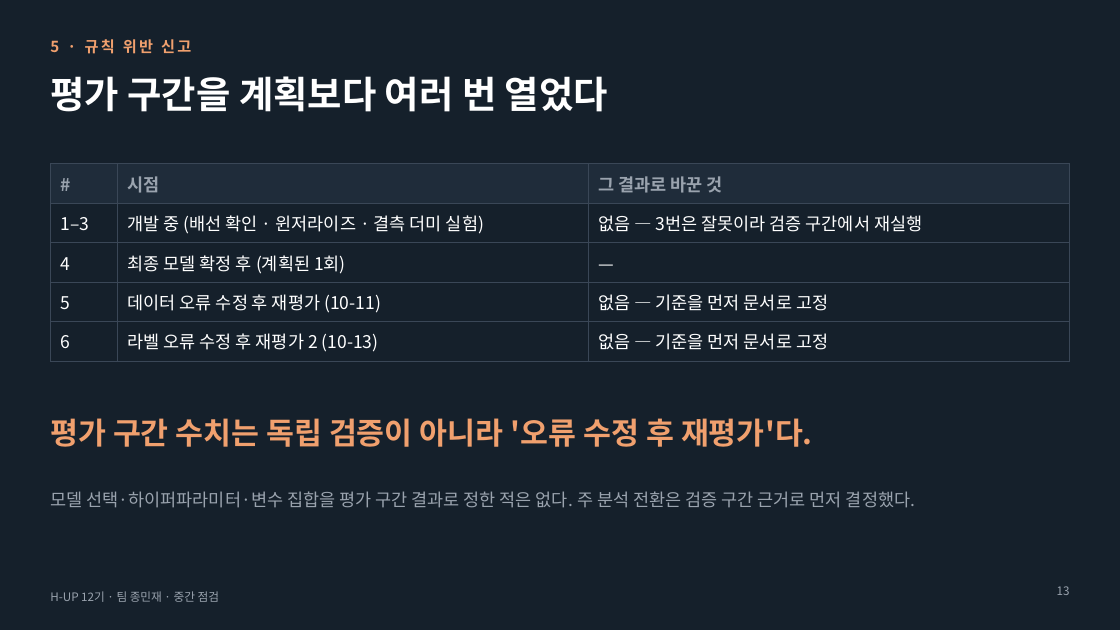
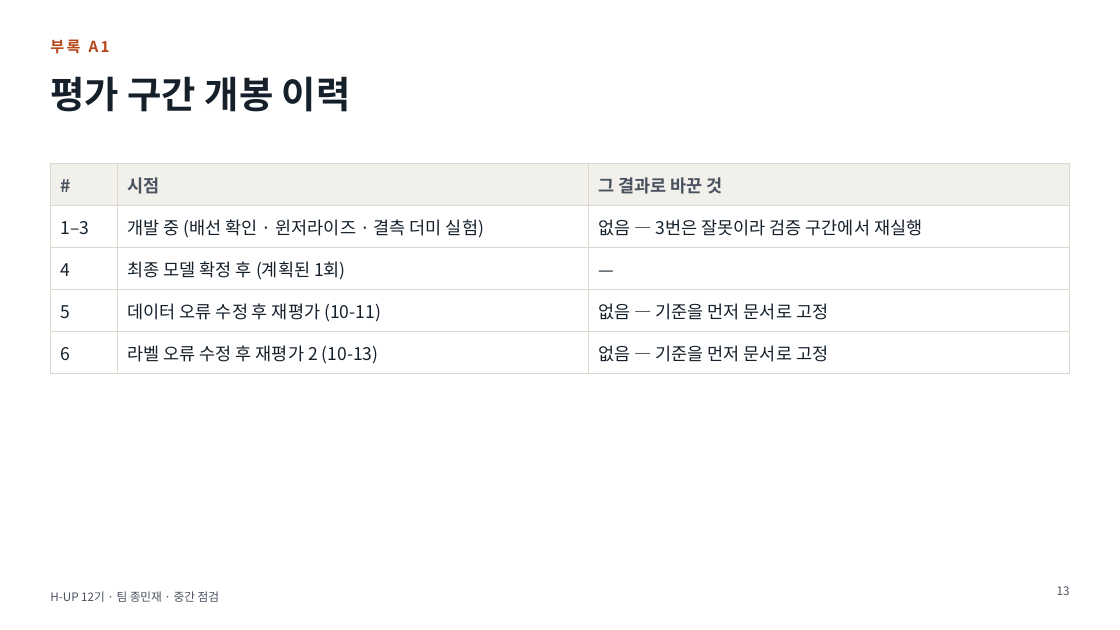
Before and after one commit to ejongmin/h-up-xai-project, a slide deck: slide 13 of 발표/중간점검_보고회.pptx. Drawn at 1120x630 pixels with LibreOffice and Linux fonts; fonts in the diff are those of the drawing. Boxes give left, top, right and bottom in pixels: in the first picture for what was removed or moved away, otherwise in the second. Text is boxed around its words. In the diff, an @@ line names an element or a change of style, - is before the commit and + after.

```diff
--- a/발표/중간점검_보고회.pptx
+++ b/발표/중간점검_보고회.pptx
@@ background #15202B to #FFFFFF @@
@@ text at (x1=50, y1=39, x2=110, y2=54): text changed; text colour #F0A06E to #B5461A @@
-5 · 규칙 위반 신고
+부록 A1
@@ title at (x1=50, y1=76, x2=351, y2=112): text changed; text colour #FFFFFF to #15202B @@
-평가 구간을 계획보다 여러 번 열었다
+평가 구간 개봉 이력
@@ table at (x1=50, y1=164, x2=1070, y2=368) @@
@@ fill #1F2C3A to #F2F0EB in row 1 @@
@@ fill #15202B to #FFFFFF in 12 cells @@
@@ text colour #9AA3AE to #4A5260 in "#", "시점", "그 결과로 바꾼 것" @@
@@ text colour #FFFFFF to #15202B @@
@@ borders changed @@
@@ text removed at (x1=50, y1=418, x2=813, y2=447) @@
-평가 구간 수치는 독립 검증이 아니라 '오류 수정 후 재평가'다.
@@ text removed at (x1=50, y1=491, x2=915, y2=508) @@
-모델 선택·하이퍼파라미터·변수 집합을 평가 구간 결과로 정한 적은 없다. 주 분석 전환은 검증 구간 근거로 먼저 결정했다.
@@ text "H-UP 12기 · 팀 종민재 ..." at (x1=50, y1=591, x2=219, y2=602): text colour #9AA3AE to #4A5260 @@
@@ page number at (x1=1057, y1=586, x2=1070, y2=595): text colour #9AA3AE to #4A5260 @@
```
Also in this commit, not shown: 11 other slides changed, 4 slides added, 1 slide removed, 3 other files.
